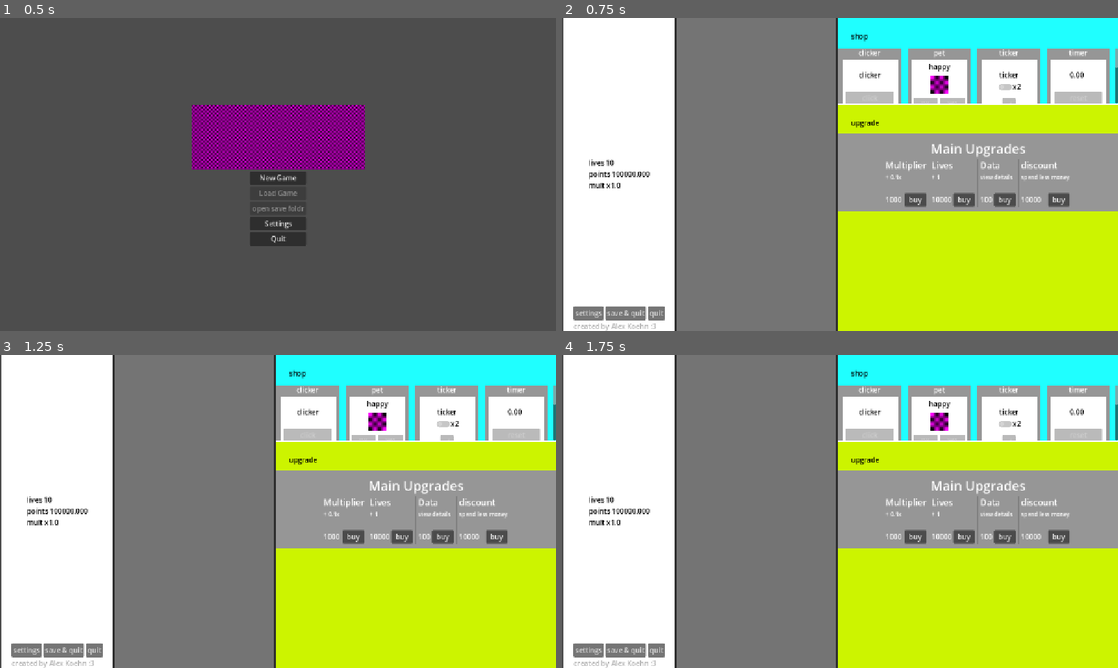
Above: before the commit, frames 1-4 (two rows, left to right).
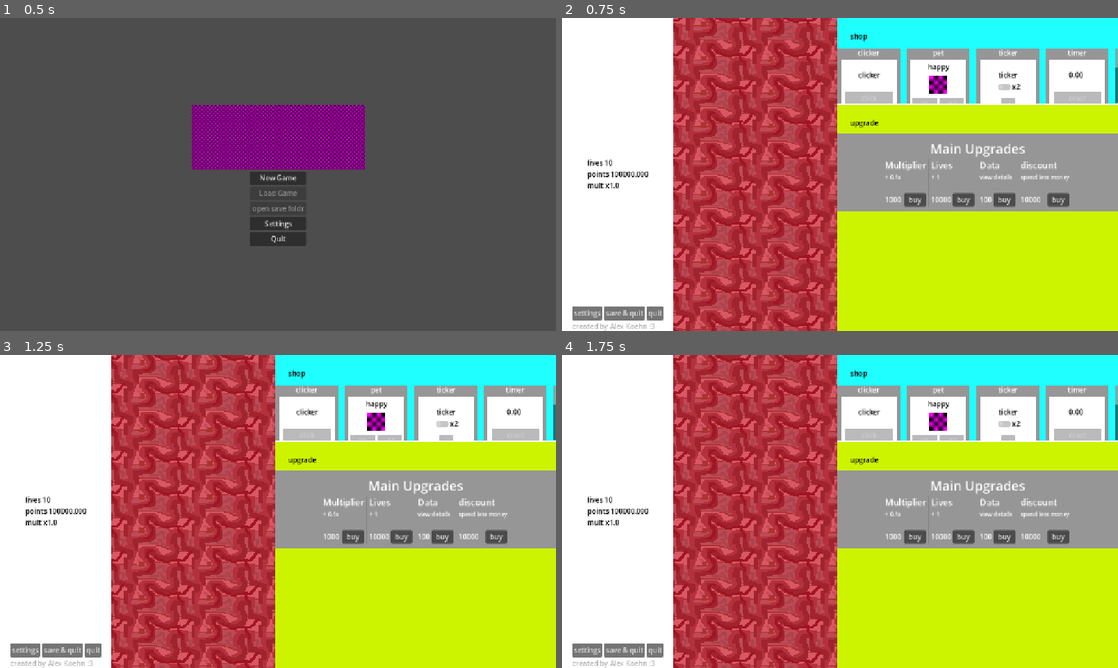
Above: after the commit, the same moments.

Repository: liltorchic/attention-grabbing-game
Game: Godot game, scene res://scenes/menu/menu.tscn
Same seed, same stepped clock (60 frames per second), same inputs: the game is played once before the commit and once after it.
Inputs:
- Up to frame 1 (0.5 s): no input
- Up to frame 2 (0.75 s): click "New Game" at 0.5 s
- Up to frame 3 (1.25 s): no input
- Up to frame 4 (1.75 s): click "buy" at 1.25 s

Frame 1 is identical in both runs. In frame 2, 32% of the frame differs, in the area x 0-99%, y 0-100%; in frame 3, 32%; in frame 4, 32%.

Commit message:
brain texture

Diff:
--- a/scenes/main.tscn
+++ b/scenes/main.tscn
@@ -1,5 +1,7 @@
-[gd_scene load_steps=5 format=3 uid="uid://dmab5sthll2kw"]
-
+[gd_scene load_steps=7 format=3 uid="uid://dmab5sthll2kw"]
+
+[ext_resource type="Texture2D" uid="uid://ctj4tc3mdt4ca" path="res://textures/brain1.png" id="2_tbgi4"]
+[ext_resource type="Script" uid="uid://ddqd6x68oc8ca" path="res://scripts/ui/graphics/brain_texture.gd" id="3_tefeu"]
 [ext_resource type="Script" uid="uid://cvbafd8qkfu7x" path="res://scripts/ui/pause_settings_ui.gd" id="4_jyhfs"]
 [ext_resource type="Script" uid="uid://jvp8yk25jfnw" path="res://scripts/ui/ui_vbox_container_score.gd" id="5_tbgi4"]
 [ext_resource type="PackedScene" uid="uid://coqm2j3xd3wot" path="res://scenes/upgrade_item_base.tscn" id="5_tefeu"]
@@ -33,11 +35,13 @@
 anchors_preset = 15
 anchor_right = 1.0
 anchor_bottom = 1.0
+offset_left = -3.0
 grow_horizontal = 2
 grow_vertical = 2
 alignment = 1
 
 [node name="VBoxContainer_UI" type="VBoxContainer" parent="game/HBoxContainer"]
+z_index = 1
 layout_mode = 2
 size_flags_horizontal = 3
 
@@ -171,6 +175,22 @@
 size_flags_stretch_ratio = 3.8
 color = Color(0.454524, 0.454524, 0.454524, 1)
 
+[node name="brain_texture" type="TextureRect" parent="game/HBoxContainer/ColorRect"]
+y_sort_enabled = true
+texture_filter = 3
+layout_mode = 1
+anchors_preset = 15
+anchor_right = 1.0
+anchor_bottom = 1.0
+grow_horizontal = 2
+grow_vertical = 2
+scale = Vector2(2.41, 2.41)
+pivot_offset = Vector2(300, 600)
+texture = ExtResource("2_tbgi4")
+expand_mode = 1
+stretch_mode = 1
+script = ExtResource("3_tefeu")
+
 [node name="ScrollContainer" type="ScrollContainer" parent="game/HBoxContainer/ColorRect"]
 layout_mode = 1
 anchors_preset = 15
@@ -187,6 +207,7 @@
 columns = 2
 
 [node name="VBoxContainer_UI_Upgrade" type="VBoxContainer" parent="game/HBoxContainer"]
+z_index = 1
 layout_mode = 2
 size_flags_horizontal = 3
 size_flags_stretch_ratio = 6.66
--- /dev/null
+++ b/scripts/ui/graphics/brain_texture.gd
@@ -0,0 +1,23 @@
+extends TextureRect
+
+var t: float = 0.0  # time tracker
+var base_scale := 2.4       # default size
+var beat_strength := 0.05           # how much it scales up
+var bpm := 36.0                     # beats per minute
+
+
+func _process(delta: float) -> void:
+	t += delta  # accumulate time
+	var value = base_scale + 0.01 * sin(t)  # oscillates between 1.9 and 2.9
+	self.scale = Vector2(value,value)
+	self.rotation = 0.01 * sin(t * 0.2)
+
+	# --- Heartbeat ---
+	var beat_freq = bpm / 60.0
+	# First quick beat
+	var beat1 = exp(-8.0 * fposmod(t * beat_freq, 2.0)) * sin(t * beat_freq * PI * 3.0)
+	# Second quick beat (slightly delayed)
+	var beat2 = exp(-8.0 * fposmod(t * beat_freq - 0.2, 2.0)) * sin((t * beat_freq - 0.2) * PI * 3.0)
+
+	var heartbeat = ((beat1 + beat2) * beat_strength) * .50 + 1
+	self.scale *= heartbeat
Not shown, added: scripts/ui/graphics/brain_texture.gd.uid
Binary file added: textures/brain1.png
Not shown, added: textures/brain1.png.import
